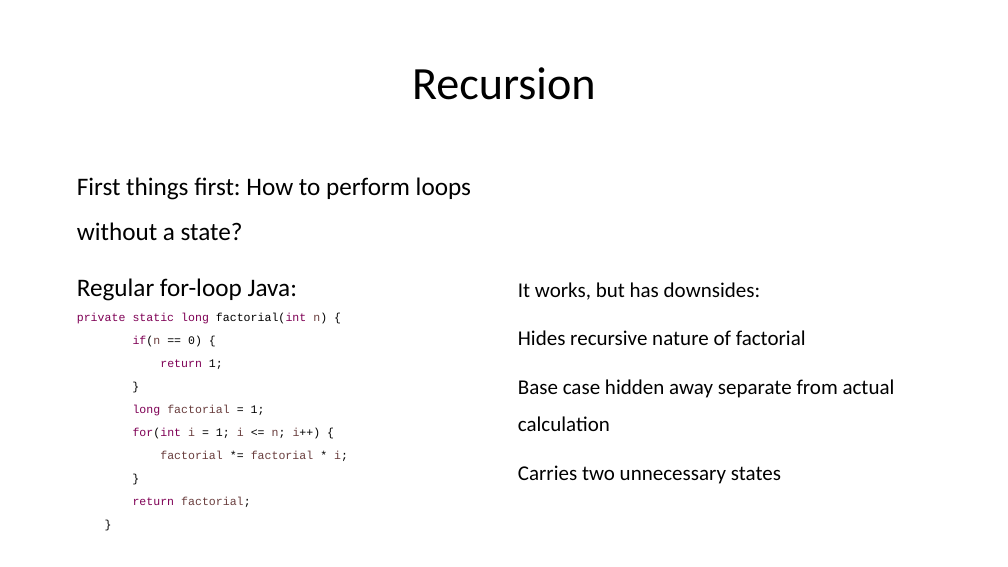
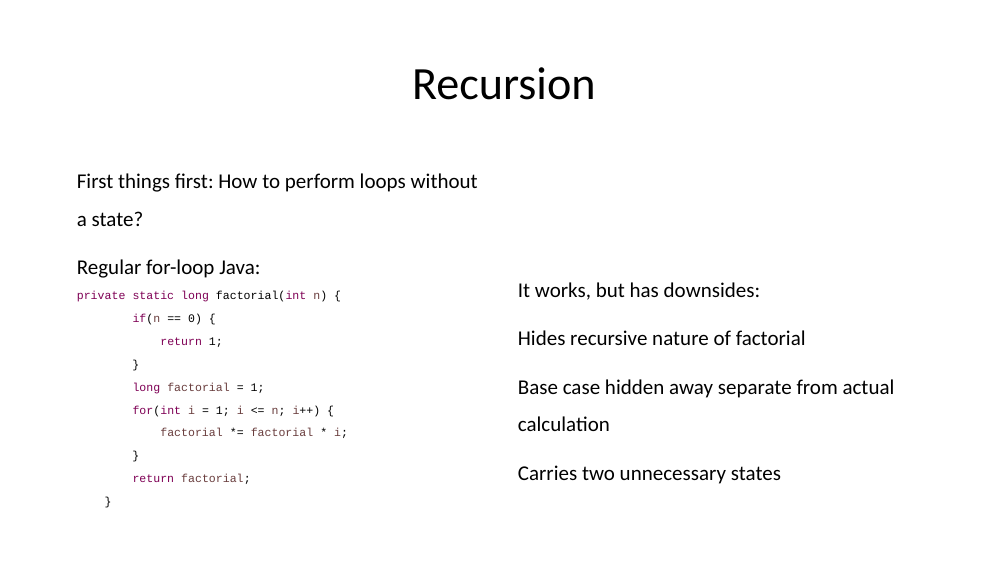
Before and after one commit to aludkiewicz/comparativefunc, a slide deck: slide 55 of presentation.pptx. Drawn at 1008x567 pixels with LibreOffice and Linux fonts; fonts in the diff are those of the drawing. Boxes give left, top, right and bottom in pixels: in the first picture for what was removed or moved away, otherwise in the second. Text is boxed around its words. In the diff, an @@ line names an element or a change of style, - is before the commit and + after.

```diff
--- a/presentation.pptx
+++ b/presentation.pptx
@@ text at (77, 173, 478, 278): size 24 to 20 pt in "First things first: How to perform loops ...", "Regular for-loop Java:" @@
```
Also in this commit, not shown: 7 other slides changed, 4 slides added.
